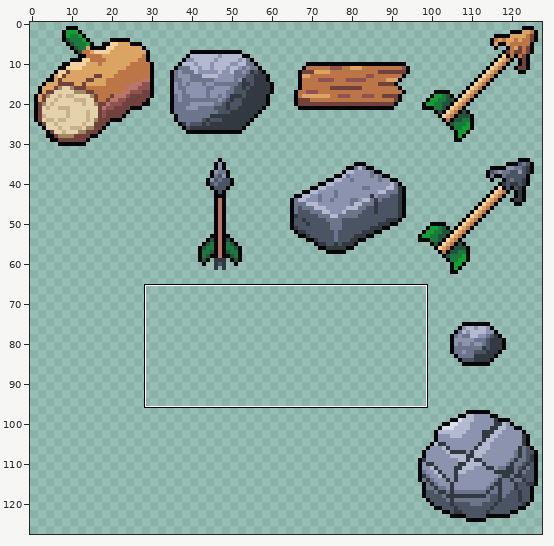
One commit to this pixel-art file: assets/Aseprite Files/Items.aseprite. The first picture is a wide view before the edit; the outline marks the close-up.
Close-up. Earlier state:
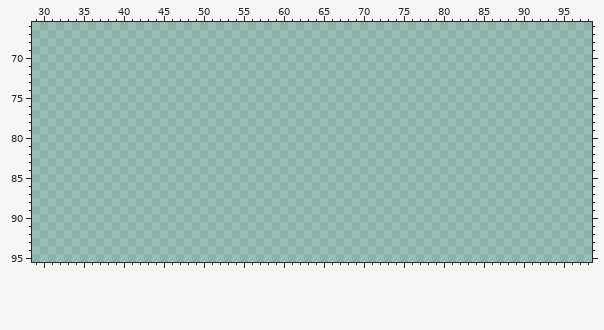
128x128 pixels, 1 frame. Colours within 5 levels of each other are drawn and written as one. Shown: x 29..98, y 66..95.
After the commit:
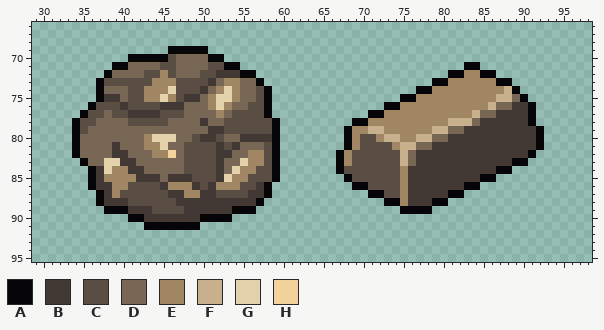
Palette (. is transparent): A #060608  B #423934  C #5a4e44  D #796755  E #a08662  F #c7b08b  G #e4d2aa  H #f4d29c
Message: added iron ore and ingot sprite and exported them
The edit:
layer "Iron Ore" added
layer "Iron Ingot" added
--- layers "Iron Ingot", "Iron Ore"
@@ x 29..98 @@
 68 ......................................................................
-69 ......................................................................
-70 ......................................................................
-71 ......................................................................
-72 ......................................................................
-73 ......................................................................
-74 ......................................................................
-75 ......................................................................
-76 ......................................................................
-77 ......................................................................
-78 ......................................................................
-79 ......................................................................
-80 ......................................................................
-81 ......................................................................
-82 ......................................................................
-83 ......................................................................
-84 ......................................................................
-85 ......................................................................
-86 ......................................................................
-87 ......................................................................
-88 ......................................................................
-89 ......................................................................
-90 ......................................................................
-91 ......................................................................
+69 .................AAAAA................................................
+70 ............AAAAACDDDDAA..............................................
+71 ..........AADDDDCCDDDDCCAA............................AA..............
+72 .........ADDDDCCECDDDCCBBBAA........................AAEEAA............
+73 ........ACCCCCCEEECCCCBDEEDDA.....................AAEEEEEEAA..........
+74 ........ADDDCCEEEGCCCBDEGEDDCA..................AAEEEEEEEEEFA.........
+75 ........ABBDCCEEGECBBDEGGEDDCA................AAEEEEEEEEEEFFDA........
+76 .......ACCCBCCCCBBBDDDEGEDDCCA..............AAEEEEEEEEEEEFDDBBA.......
+77 ......ACCDCCBBBBCCCDDDDEDCCCCA............AAEEEEEEEEEEEFDDBBBBA.......
+78 .....ACCDDDDCCCCCDDDDBDDCCCCCCA.........AAEEEEEEEEEEFFFDBBBBBBA.......
+79 .....ACDDDDDDDDDDDDDDDBBCCCCCCA........AEEFFEEEEEEFFDDBBBBBBBBBA......
+80 .....ADDDDDDDDEGGGDDCBBCDDBBBBA........AECCEFFEEFFDDBBBBBBBBBBBA......
+81 .....ADDDDBDDDEEGDDCCCCBCBDDDCA........AECCCCEFFDDBBBBBBBBBBBBBA......
+82 .....ADDDDBBDDDEEHDCCCCBBDDEECA.......AECCCCCCFDBBBBBBBBBBBBBBA.......
+83 ......ADDGGBBDDDDDDCCCCBDDGEECA.......AECCCCCCFDBBBBBBBBBBBBAA........
+84 .......ABGEEBBDDDDDCCCCBDGEECCA.......ACCCCCCCEBBBBBBBBBBBAA..........
+85 .......ABEEEEBBBDBBBCCCBGEECCCA........ACCCCCCEBBBBBBBBBAA............
+86 .......ABBEECCCCBEEEBCBEEECCBA..........AACCCCEBBBBBBBAA..............
+87 ........ABECCCCCCBBEEBBCCCCBBA............AACCEBBBBBAA................
+88 ........ABBBCCCCCCBBBBBBBBBBA...............AAEBBBAA..................
+89 .........AAABBBCCCCBBBBBBAAA..................AAAA....................
+90 ............AABBBBBBBAAAA.............................................
+91 ..............AAAAAAA.................................................
 92 ......................................................................
Changed places in both close-ups, as pixel boxes (x1, y1, x2, y2):
added: (72, 46, 280, 230)
added: (336, 62, 544, 214)
